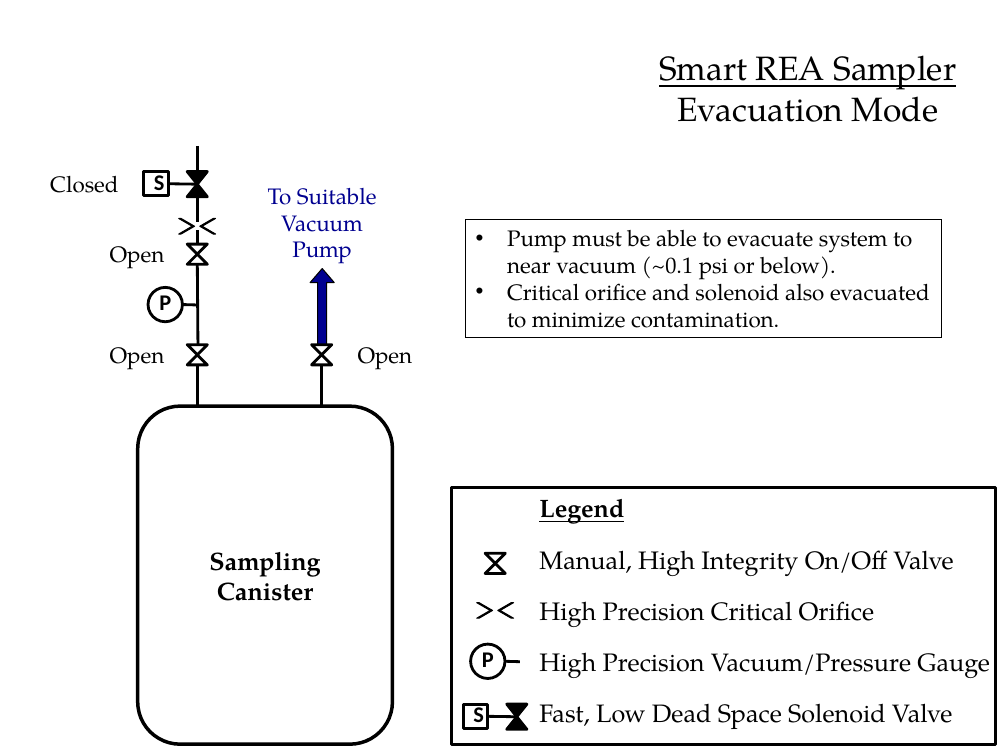
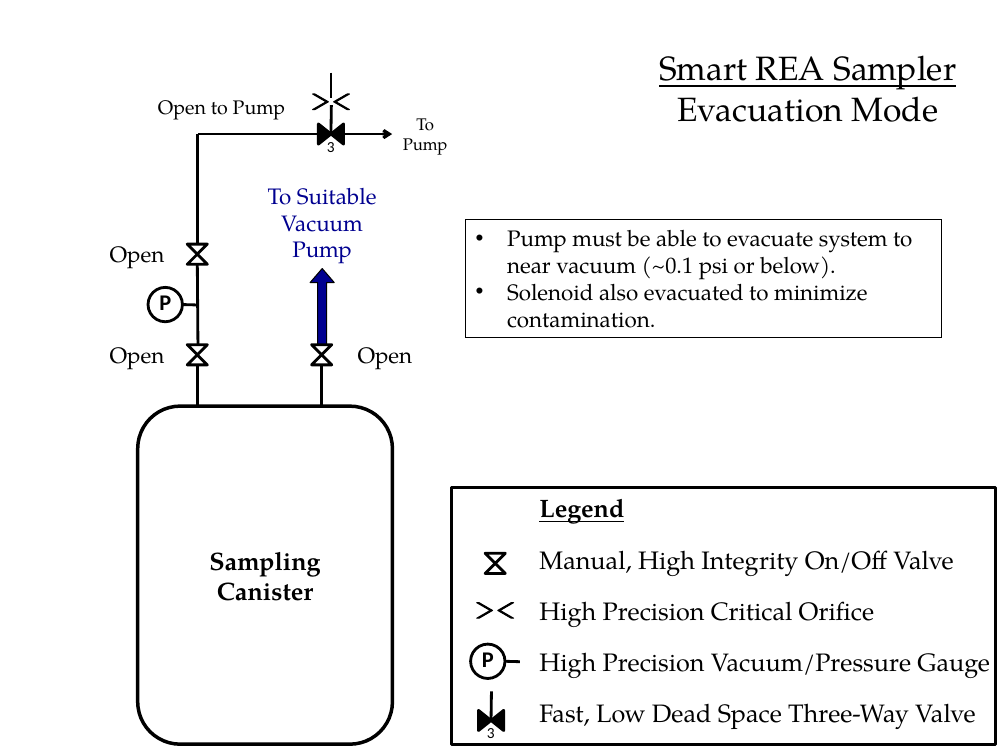
Before and after one commit to patricktokeeffe/smart-rea-sampler, a slide deck: slide 6 of doc/SamplingConfig.pptx (slide 4 before the commit). Drawn at 1008x756 pixels with LibreOffice and Linux fonts; fonts in the diff are those of the drawing. Boxes give left, top, right and bottom in pixels: in the first picture for what was removed or moved away, otherwise in the second. Text is boxed around its words. In the diff, an @@ line names an element or a change of style, - is before the commit and + after.

```diff
--- a/doc/SamplingConfig.pptx
+++ b/doc/SamplingConfig.pptx
@@ chevron: place and size @@
-chevron at bbox=[200, 219, 216, 234]
+chevron at bbox=[312, 94, 329, 109]
@@ chevron at bbox=[312, 94, 329, 109]: mirrored @@
@@ line moved from (198, 146) - (198, 171) to (332, 105) - (331, 134) @@
@@ chevron at bbox=[334, 94, 350, 109]: mirrored @@
@@ chevron: place and size @@
-chevron at bbox=[178, 219, 195, 234]
+chevron at bbox=[334, 94, 350, 109]
@@ line moved from (198, 197) - (198, 223) to (198, 134) - (198, 244) @@
@@ group added at bbox=[158, 73, 448, 155]: 3 texts, 2 lines, 1 triangle, 1 arrow @@
+Open to Pump
+3
+To
+Pump
@@ mirrored; rotation 0 to 90 degrees in 3 elements at bbox=[491, 711, 503, 731], bbox=[479, 711, 491, 731], bbox=[319, 124, 331, 144] @@
@@ group removed at bbox=[50, 171, 208, 197]: 1 triangle, 1 rectangle, 1 line, 1 text @@
-S
-Closed
@@ text in rectangle at bbox=[507, 276, 868, 328]: text changed @@
-• Critical orifice and solenoid also evacuated to minimize contamination.
+• Solenoid also evacuated to minimize contamination.
@@ rectangle removed at bbox=[464, 705, 488, 729] @@
-S
@@ line moved from (488, 717) - (517, 717) to (492, 691) - (491, 721) @@
@@ text at bbox=[539, 703, 976, 729]: text changed @@
-Fast, Low Dead Space Solenoid Valve
+Fast, Low Dead Space Three-Way Valve
@@ text added at bbox=[487, 725, 495, 738], 11 pt, text #000000 @@
+3
```
Also in this commit, not shown: 3 other slides changed, 2 slides added.
